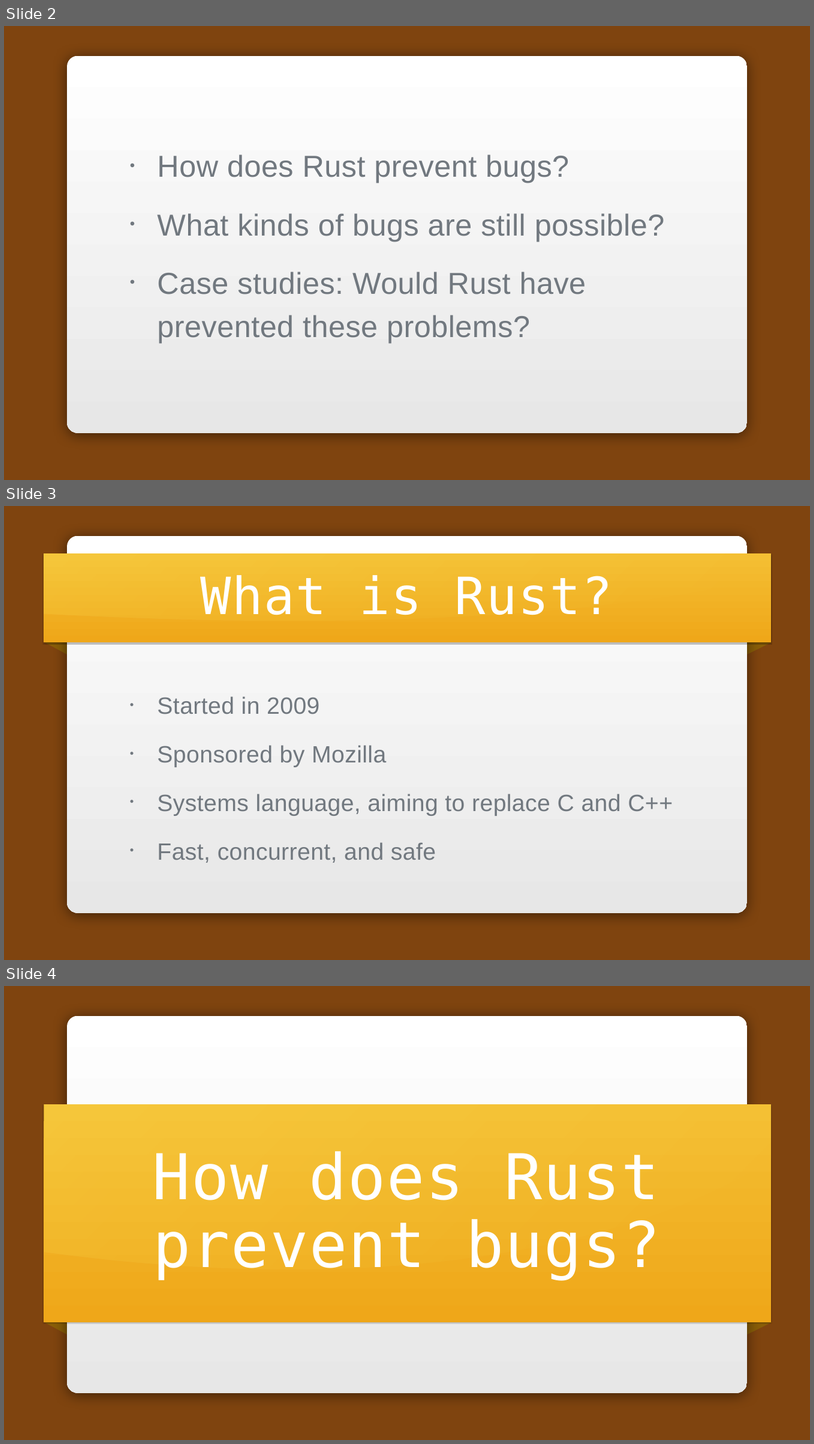
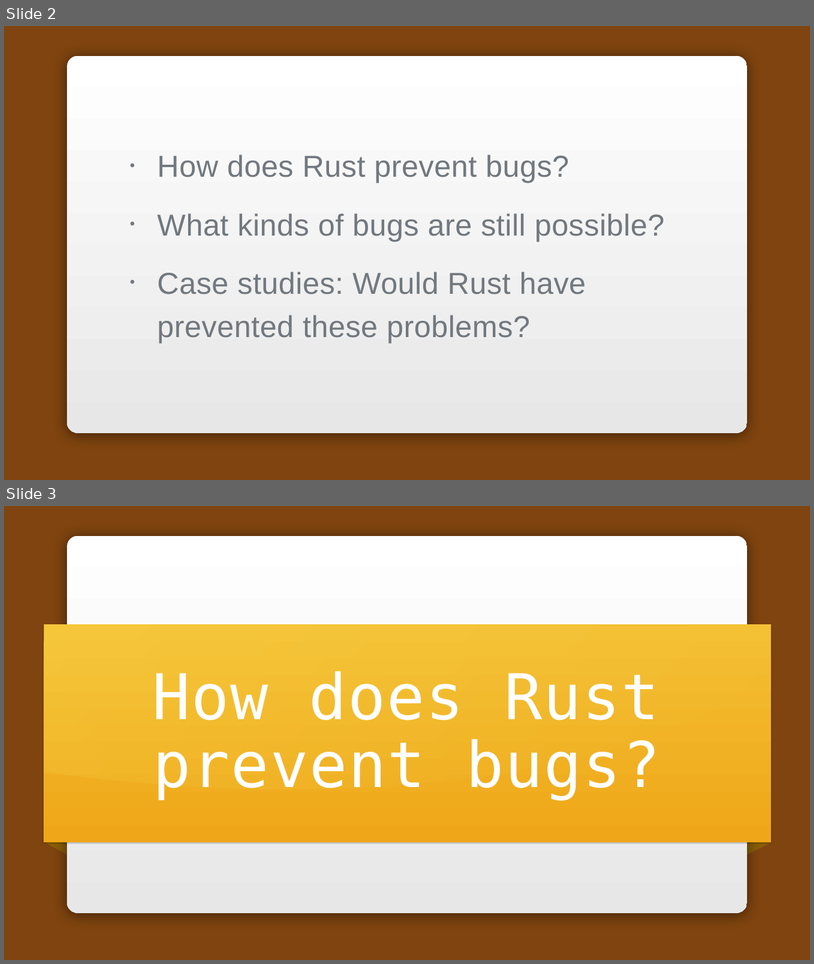
Before and after one commit to carols10cents/rust-safety-presentation, a slide deck: Rust Safety.pptx. Shown one above the other, each under a label of ours: slides 2, 3 and 4 before the commit, slides 2 and 3 after it. The pictures are 814x1444 and 814x964 pixels, drawn with LibreOffice and Linux fonts; fonts in the diff are those of the drawing; background and template pictures are left out. Boxes give left, top, right and bottom in pixels: in the first picture for what was removed or moved away, otherwise in the second. Text is boxed around its words. In the diff, an @@ line names an element or a change of style, - is before the commit and + after.

```diff
--- a/Rust Safety.pptx
+++ b/Rust Safety.pptx
@@ slide 3 removed at [4,506,810,960], background picture (left out); not listed: 1 template element that a slide beside it also shows @@
@@ rectangle removed at [44,553,771,642] @@
@@ freeform shape removed at [44,553,772,621] @@
@@ title removed at [200,575,614,615] @@
-What is Rust?
@@ freeform shape removed at [44,642,67,654] @@
@@ freeform shape removed at [747,642,772,654] @@
@@ text removed at [157,696,673,862] @@
-• Started in 2009
-• Sponsored by Mozilla
-• Systems language, aiming to replace C and C++
-• Fast, concurrent, and safe
@@ what was slide 4 is now slide 3 @@
```
Also in this commit, not shown: 5 slides changed, 18 slides added, 5 other slides removed, 2 other files.
